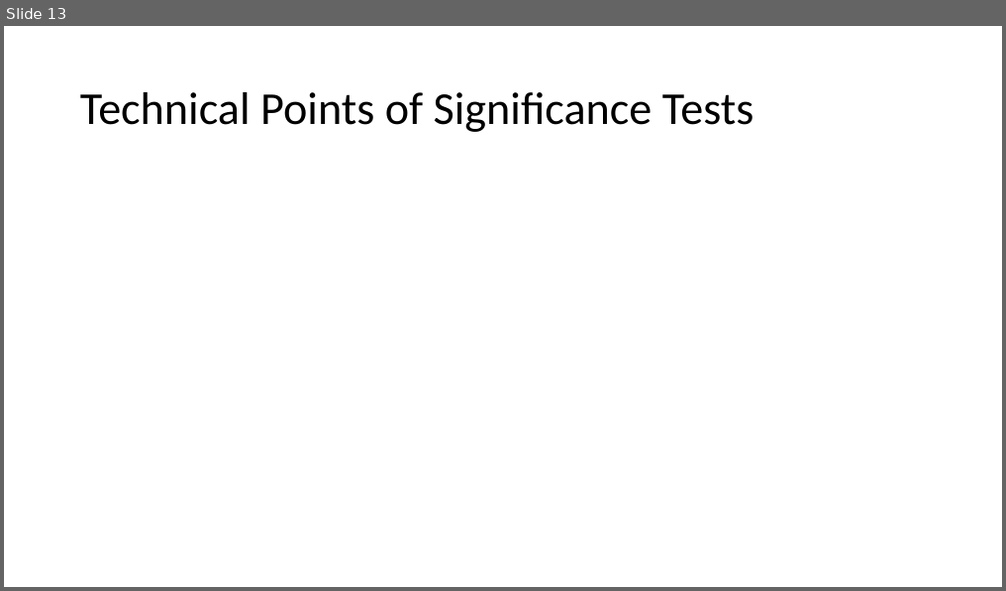
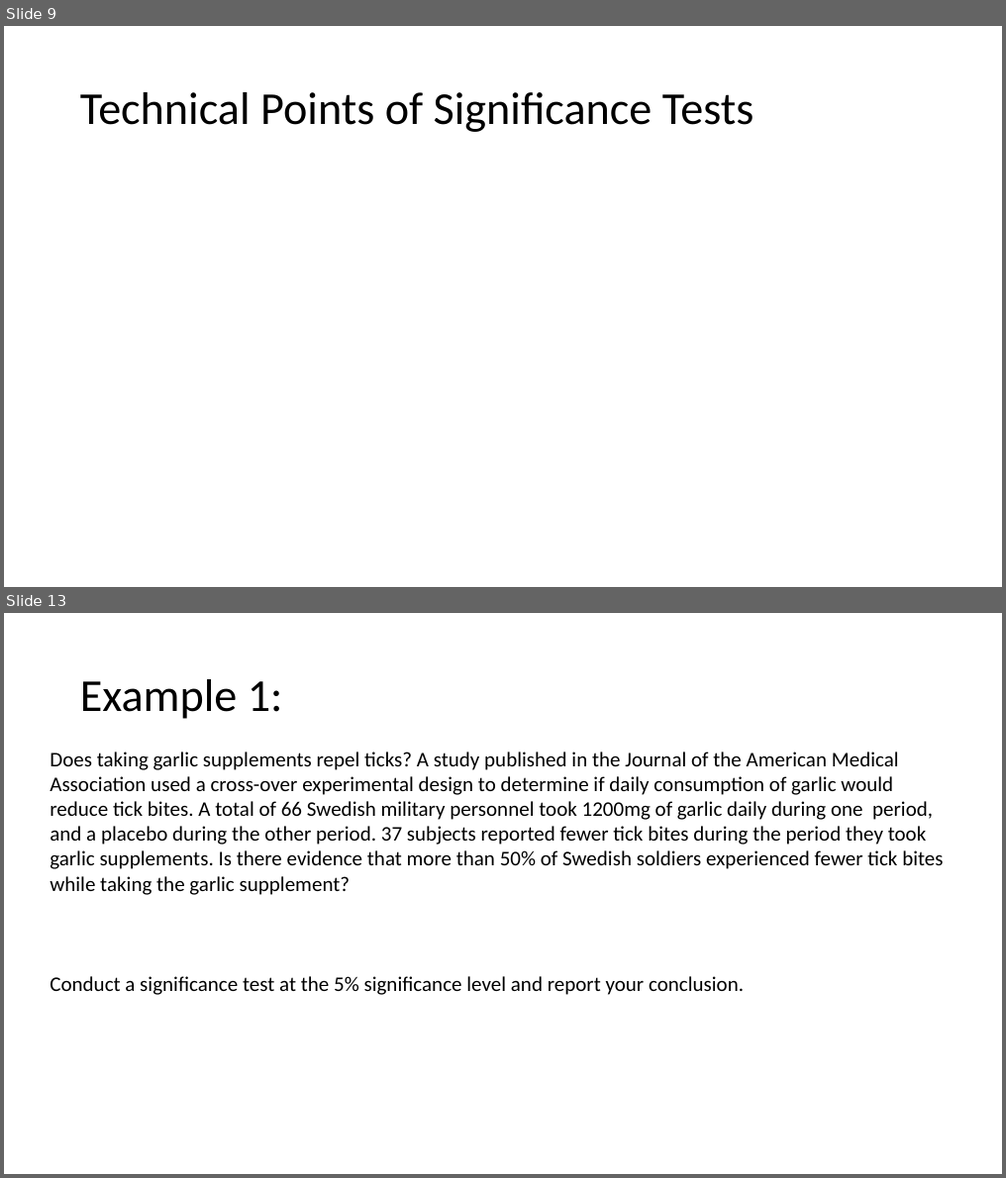
Before and after one commit to Jarred6068/Kvamme_UI_STAT251, a slide deck: docs/lecture_slides/Week 12/Week12_Lecture22_Slides_3_27_2024.pptx. Shown one above the other, each under a label of ours: slide 13 before the commit, slides 9 and 13 after it; the slides between them are not shown. The pictures are 1006x591 and 1006x1178 pixels, drawn with LibreOffice and Linux fonts; fonts in the diff are those of the drawing; grey boxes stand for pictures. Boxes give left, top, right and bottom in pixels: in the first picture for what was removed or moved away, otherwise in the second. Text is boxed around its words. In the diff, an @@ line names an element or a change of style, - is before the commit and + after.

```diff
--- a/docs/lecture_slides/Week 12/Week12_Lecture22_Slides_3_27_2024.pptx
+++ b/docs/lecture_slides/Week 12/Week12_Lecture22_Slides_3_27_2024.pptx
@@ slide 13 added at box(4, 613, 1002, 1174), background #FFFFFF @@
@@ title added at box(80, 679, 283, 719), 44 pt, text #000000 @@
+Example 1:
@@ text added at box(50, 752, 943, 995), 20 pt, text #000000 @@
+Does taking garlic supplements repel ticks? A study published in the Journal of the American Medical Association used a cross-over experimental design to determine if daily consumption of garlic would reduce tick bites. A total of 66 Swedish military personnel took 1200mg of garlic daily during one period, and a placebo during the other period. 37 subjects reported fewer tick bites during the period they took garlic supplements. Is there evidence that more than 50% of Swedish soldiers experienced fewer tick bites while taking the garlic supplement?
+Conduct a significance test at the 5% significance level and report your conclusion.
@@ what was slide 13 is now slide 9 @@
```
Also in this commit, not shown: 6 slides changed, 4 other slides added, 2 slides removed, 6 other files.
